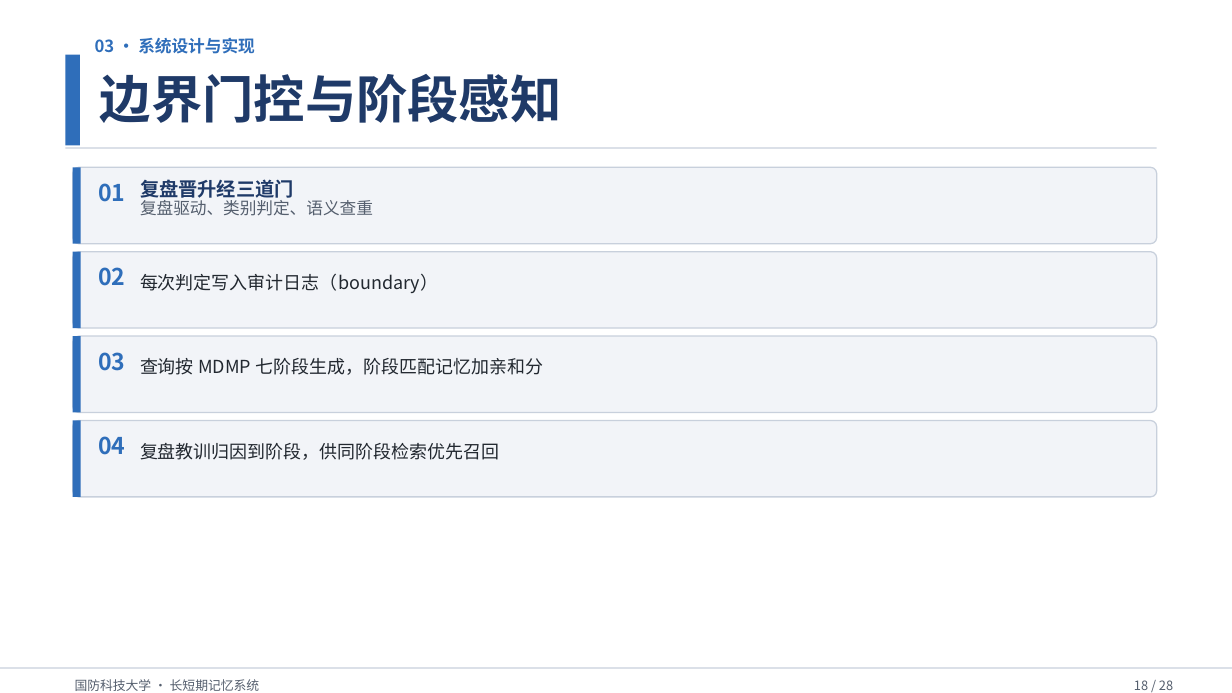
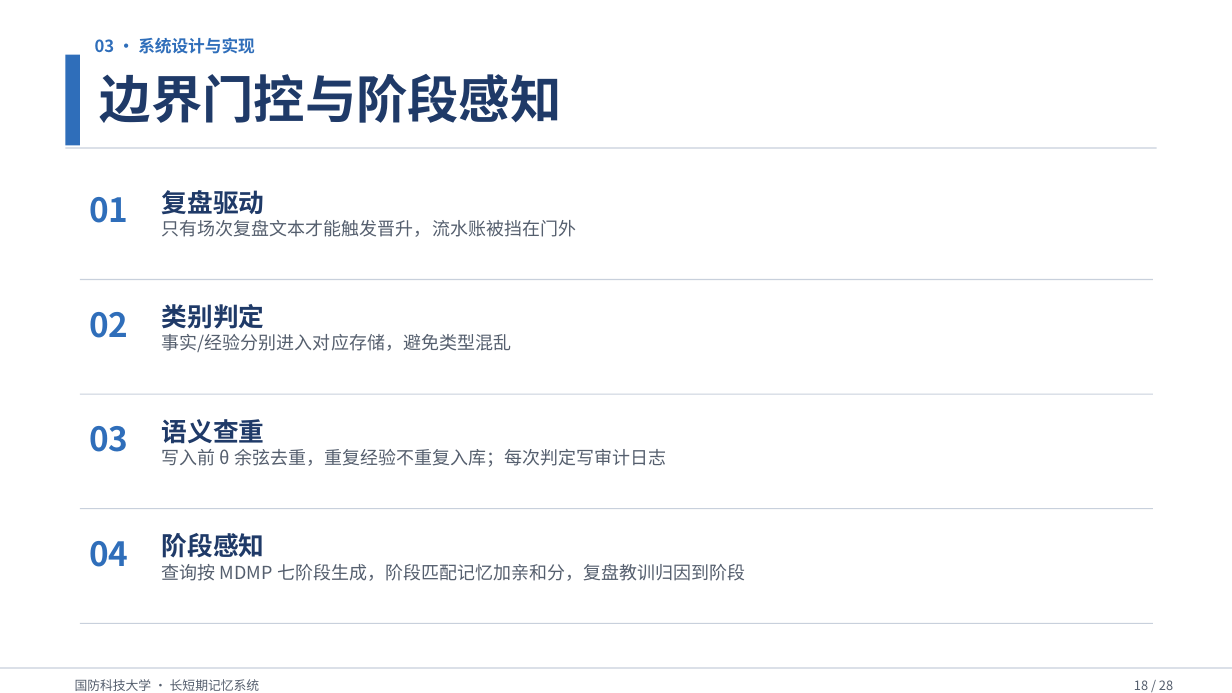
Before and after one commit to Outer-nebula-observer/yz-03, a slide deck: slide 18 of 汇报PPT/最终汇报成果.pptx. Drawn at 1232x693 pixels with LibreOffice and Linux fonts; fonts in the diff are those of the drawing. Boxes give left, top, right and bottom in pixels: in the first picture for what was removed or moved away, otherwise in the second. Text is boxed around its words. In the diff, an @@ line names an element or a change of style, - is before the commit and + after.

Commit message:
docs: 继续优化后页——架构/代码页/边界/WebUI/实验/智戎/总结等逐页排版文字增强
- 代码页：说明扩展为 3 条，代码精简（去掉冗余注释，缩短行数），字号 12→11 防溢出
- 总体架构页：左侧 4 条扩展说明 + 右侧架构图占位
- 边界门控与阶段感知：改为竖向四段铺满（vert_fill）
- WebUI/智戎页：内容扩展 + 右侧大图占位
- 数据集/跨场次/总结：编号列表内容扩展，补充样本量/统计/下一步细节
- 合并后的正式文件已重新生成（28页），备注齐全、无重复

```diff
--- a/汇报PPT/最终汇报成果.pptx
+++ b/汇报PPT/最终汇报成果.pptx
@@ rounded rectangle removed at (x1=73, y1=167, x2=1157, y2=244) @@
@@ rectangle removed at (x1=73, y1=167, x2=81, y2=244) @@
@@ text removed at (x1=140, y1=179, x2=294, y2=202) @@
-复盘晋升经三道门
@@ text "01" moved from (x1=98, y1=183, x2=125, y2=202) to (x1=89, y1=197, x2=128, y2=223) @@
@@ text at (x1=162, y1=190, x2=265, y2=215): text changed; size 13 to 20 pt; text colour #555F6E to #1F3A68; bold on @@
-复盘驱动、类别判定、语义查重
+复盘驱动
@@ text added at (x1=162, y1=220, x2=576, y2=237), 14 pt, text #555F6E @@
+只有场次复盘文本才能触发晋升，流水账被挡在门外
@@ rounded rectangle removed at (x1=73, y1=251, x2=1157, y2=328) @@
@@ rectangle removed at (x1=73, y1=251, x2=81, y2=328) @@
@@ text "02" moved from (x1=98, y1=267, x2=125, y2=286) to (x1=89, y1=312, x2=128, y2=338) @@
@@ rectangle added at (x1=80, y1=279, x2=1153, y2=280), fill #C8D0DC @@
@@ text at (x1=162, y1=304, x2=265, y2=329): text changed; size 14 to 20 pt; text colour #222830 to #1F3A68; bold on @@
-每次判定写入审计日志（boundary）
+类别判定
@@ rounded rectangle removed at (x1=73, y1=336, x2=1157, y2=413) @@
@@ rectangle removed at (x1=73, y1=336, x2=81, y2=413) @@
@@ text added at (x1=162, y1=334, x2=511, y2=352), 14 pt, text #555F6E @@
+事实/经验分别进入对应存储，避免类型混乱
@@ text "03" moved from (x1=98, y1=352, x2=125, y2=371) to (x1=89, y1=426, x2=128, y2=452) @@
@@ rectangle added at (x1=80, y1=394, x2=1153, y2=395), fill #C8D0DC @@
@@ text added at (x1=162, y1=419, x2=265, y2=444), 20 pt, text #1F3A68, bold @@
+语义查重
@@ rounded rectangle removed at (x1=73, y1=421, x2=1157, y2=497) @@
@@ rectangle removed at (x1=73, y1=421, x2=81, y2=497) @@
@@ text removed at (x1=140, y1=443, x2=500, y2=460) @@
-复盘教训归因到阶段，供同阶段检索优先召回
@@ text added at (x1=162, y1=449, x2=666, y2=467), 14 pt, text #555F6E @@
+写入前 θ 余弦去重，重复经验不重复入库；每次判定写审计日志
@@ rectangle added at (x1=80, y1=508, x2=1153, y2=509), fill #C8D0DC @@
@@ size 18 to 26 pt in 4 elements at (x1=89, y1=197, x2=128, y2=223), (x1=89, y1=312, x2=128, y2=338), (x1=89, y1=426, x2=128, y2=452), (x1=89, y1=541, x2=128, y2=567) @@
@@ text "04" moved from (x1=98, y1=436, x2=125, y2=455) to (x1=89, y1=541, x2=128, y2=567) @@
@@ text added at (x1=162, y1=533, x2=265, y2=558), 20 pt, text #1F3A68, bold @@
+阶段感知
@@ text at (x1=162, y1=564, x2=745, y2=581): text changed; text colour #222830 to #555F6E @@
-查询按 MDMP 七阶段生成，阶段匹配记忆加亲和分
+查询按 MDMP 七阶段生成，阶段匹配记忆加亲和分，复盘教训归因到阶段
@@ rectangle added at (x1=80, y1=623, x2=1153, y2=624), fill #C8D0DC @@
```
Also in this commit, not shown: 10 other slides changed, 2 other files.
